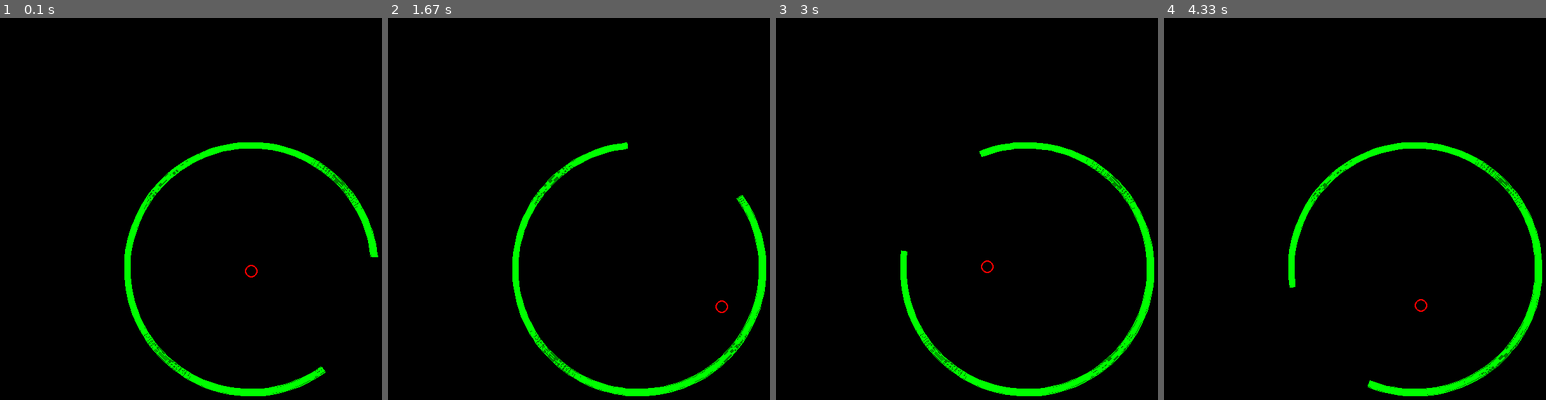
Above: before the commit, frames 1-4 (left to right).
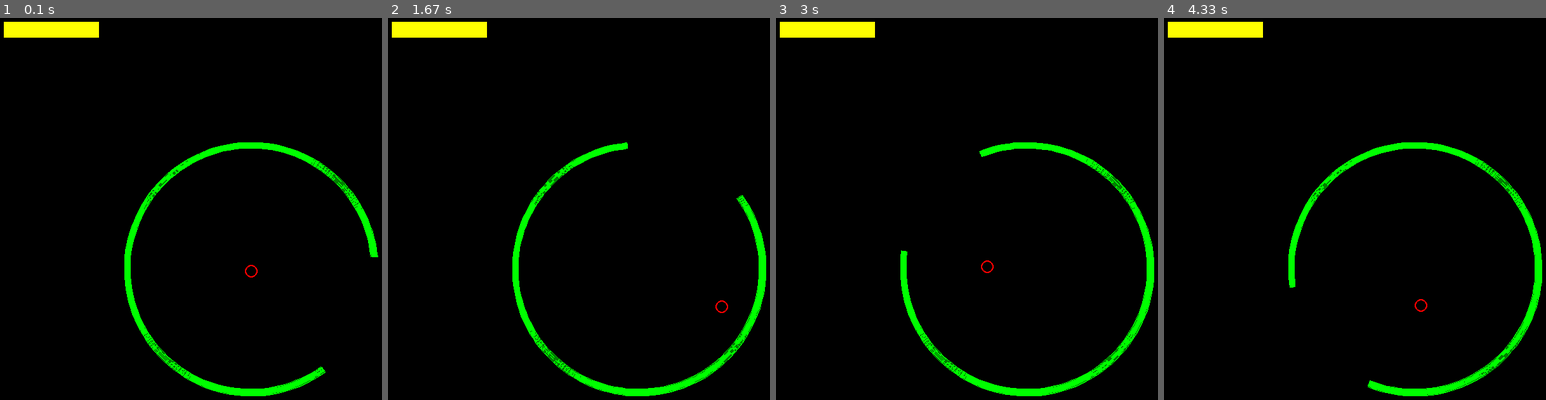
Above: after the commit, the same moments.

Repository: TheRandomNoob999/Ball-Arc-PySimulation
Game: pygame game, started from main.py
Two runs of this game, one before a commit and one after it. Both use one fixed random seed, a clock stepped at 60 frames per second and the inputs below.
Inputs (mouse positions are in pixels of both pictures, inside the frame that each line leads up to):
- Up to frame 1 (0.1 s): no input
- Up to frame 2 (1.67 s): press the mouse at (437, 29) at 0.37 s; move the mouse to (460, 109) at 0.47 s; release the mouse at (483, 193) at 0.6 s
- Up to frame 3 (3 s): click (825, 29) at 1.72 s
- Up to frame 4 (4.33 s): tap Space at 3.17, 3.57, 3.87, 4.07 s

The runs differ from the first frame. In frame 1, 1.0% of the frame differs, in the area x 0-26%, y 0-6%; in frame 2, 1.0%; in frame 3, 1.0%; in frame 4, 1.0%.

Commit message:
Added button and set up a file for GUI elements

Diff:
--- /dev/null
+++ b/Classes/pygameGUI.py
@@ -0,0 +1,42 @@
+import pygame
+
+class frame():
+    def __init__(self):
+        pass
+
+class labelFrame():
+    def __init__(self):
+        pass
+
+class button():
+    def __init__(self, left, top, width, height, color, label):
+        self.left = left
+        self.top = top
+        self.width = width
+        self.height = height
+        self.color = color
+        self.label = label
+    #    self.create_Label()
+        self.rect = pygame.Rect(left, top, width, height)
+
+    #def create_Label(self):
+    #    font = pygame.font.Font('freesansbold.ttf', 23)
+    #    print(pygame.font.Font.size(font, self.label))
+    #    self.text = font.render(self.label, True, (0,0,0))
+
+    def draw(self, surface):
+        pygame.draw.rect(surface, self.color, self.rect)
+    #    surface.blit(self.text, self.rect)
+
+    def mouseClicked(self, mouse_pos):
+        if (mouse_pos[1] < self.height + self.top and mouse_pos[1] > self.top and
+            mouse_pos[0] > self.left and mouse_pos[0] < self.left + self.width):
+
+            self.action()
+
+    def action(self):
+        print("Button is clicked")
+
+class labelButton():
+    def __init__(self):
+        pass
--- a/main.py
+++ b/main.py
@@ -4,13 +4,11 @@
 from pymunk import Vec2d
 from Classes import arc
 from Classes import ball
+from Classes import pygameGUI as pGUI
 
 COLLTYPE_DEFAULT = 0
 COLLTYPE_MOUSE = 1
 COLLTYPE_BALL = 2
-
-balls = []
-arcs = []
 
 def loadBallSet():
     with open("Presets\default.json", mode="r", encoding="utf-8") as read_file:
@@ -63,6 +61,7 @@
     screen = pygame.display.set_mode((800, 800))
     clock = pygame.time.Clock()
     running = True
+    leftMouseButtonDown = False
 
     space = pymunk.Space()
     space.gravity = 0.0, -900.0
@@ -72,12 +71,29 @@
 
     run_physics = True
 
+    balls = []
+    arcs = []
+    buttons = []
+
+    test_button = pGUI.button(10, 10, 150, 25, (255,255,0), "Settings")
+    buttons.append(test_button)
+
     while running:
         for event in pygame.event.get():
             if event.type == pygame.QUIT:
-                running = False
+                running = False # Exit the main loop
             elif event.type == pygame.KEYDOWN and event.key == pygame.K_SPACE:
-                run_physics = not run_physics
+                run_physics = not run_physics # Toggle physics on/off
+            elif event.type == pygame.MOUSEBUTTONDOWN:
+                if pygame.mouse.get_pressed(3)[0]:
+                    leftMouseButtonDown = True
+            elif event.type == pygame.MOUSEBUTTONUP:
+                if pygame.mouse.get_pressed(3)[0] == False:
+                    if leftMouseButtonDown:
+                        for x in buttons:
+                            x.mouseClicked(pygame.mouse.get_pos())
+                        leftMouseButtonDown = False
+
 
         # Sets up arcs
         if len(arcs) < arcSet["amount"]:
@@ -145,6 +161,10 @@
             x.create_arc_collision(COLLTYPE_DEFAULT, space)
             x.draw_arc(screen)
 
+        # Draw Buttons
+        for x in buttons:
+            x.draw(screen)
+
         pygame.display.flip()
         clock.tick(60)
         pygame.display.set_caption("fps: " + str(clock.get_fps()))
